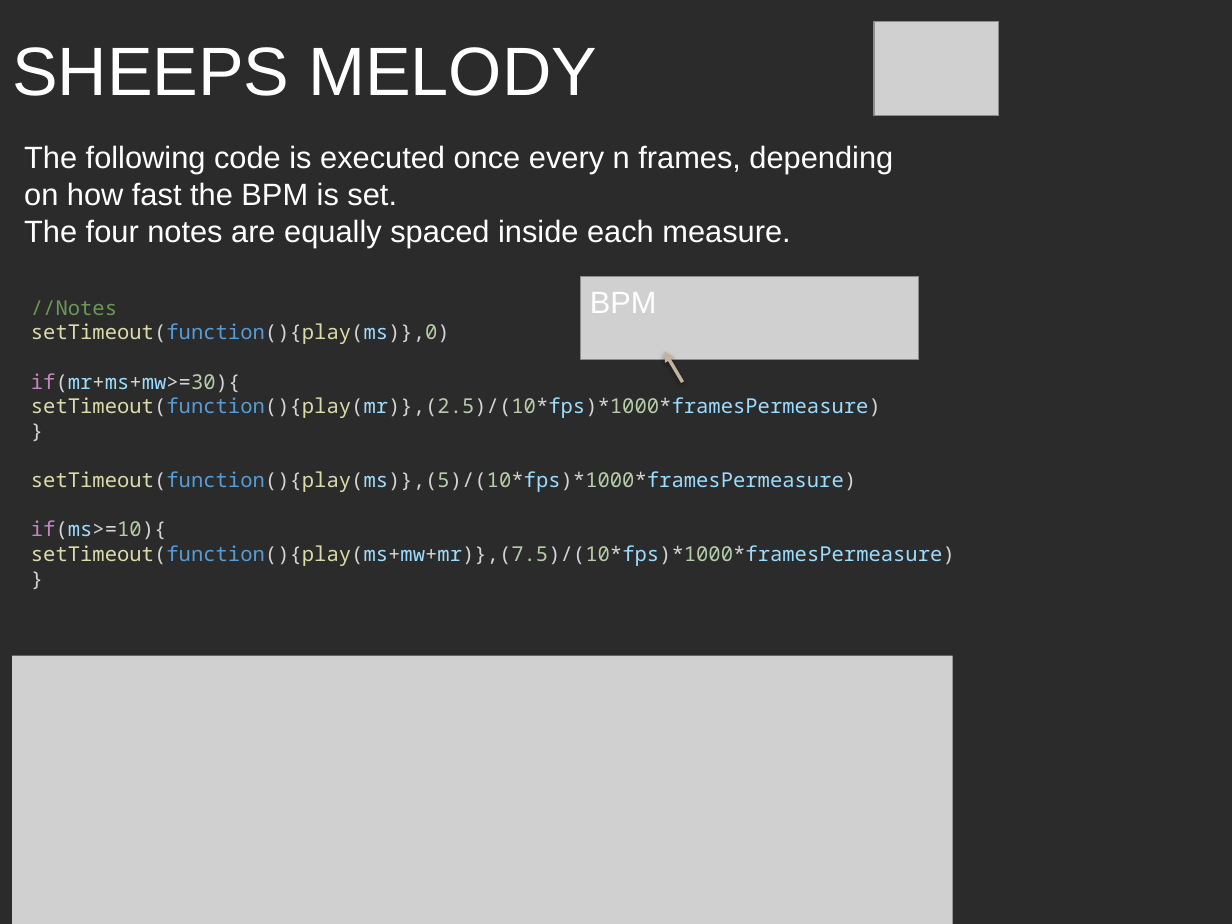
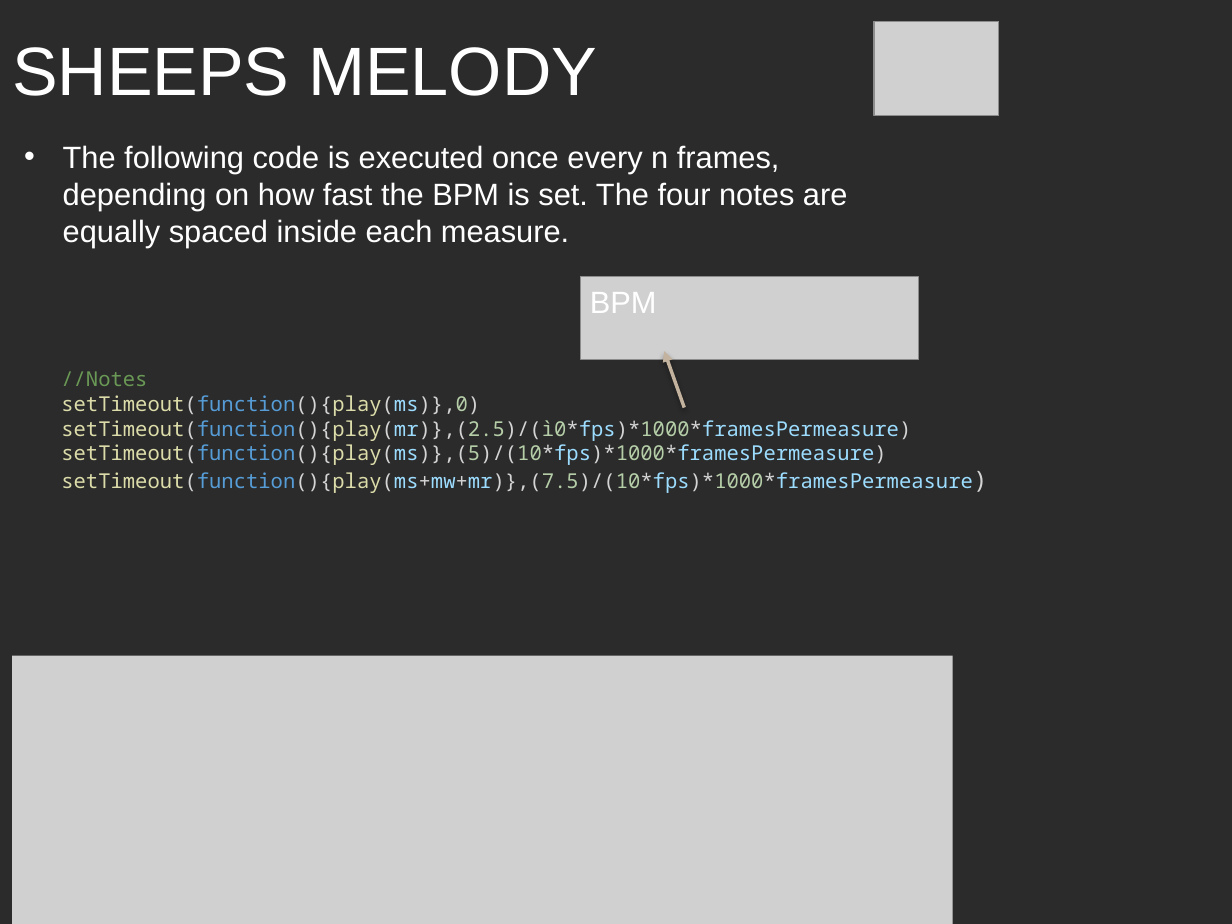
Before and after one commit to LorenzoCurcio/Progetto-ACTAM, a slide deck: slide 6 of Presentazione.pptx. Drawn at 1232x924 pixels with LibreOffice and Linux fonts; fonts in the diff are those of the drawing; grey boxes stand for pictures; background and template pictures are left out; a plain dark background stands for a picture behind light text. Boxes give left, top, right and bottom in pixels: in the first picture for what was removed or moved away, otherwise in the second. Text is boxed around its words. In the diff, an @@ line names an element or a change of style, - is before the commit and + after.

Commit message:
Slides

```diff
--- a/Presentazione.pptx
+++ b/Presentazione.pptx
@@ text at <box>63,145,847,247</box>: text changed @@
-The following code is executed once every n frames, depending on how fast the BPM is set.
-The four notes are equally spaced inside each measure.
+• The following code is executed once every n frames, depending on how fast the BPM is set. The four notes are equally spaced inside each measure.
@@ arrow moved from (683, 382) - (664, 351) to (684, 408) - (664, 351) @@
@@ text at <box>61,371,973,493</box>: paragraph removed @@
-}
@@ text "//Notes": place and size @@
-text "//Notes" at <box>31,300,955,566</box>
+text "//Notes" at <box>61,371,973,493</box>
@@ text at <box>61,420,911,441</box>: text changed @@
-if(mr+ms+mw>=30){
-setTimeout(function(){play(mr)},(2.5)/(10*fps)*1000*framesPermeasure)
-}
+setTimeout(function(){play(mr)},(2.5)/(ì0*fps)*1000*framesPermeasure)
@@ text at <box>61,472,973,493</box>: size 12 to 14 pt in "setTimeout(function(){play(ms+mw+mr)},(7.5)/(10*fps)*1000*fr ..." @@
@@ text at <box>31,520,167,540</box>: paragraph removed @@
-if(ms>=10){
```
Also in this commit, not shown: 2 other slides changed.
